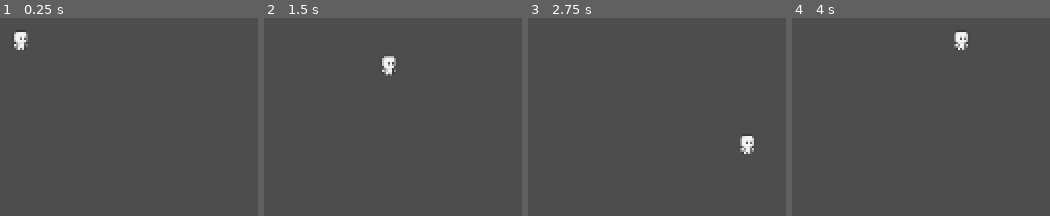
Above: before the commit, frames 1-4 (left to right).
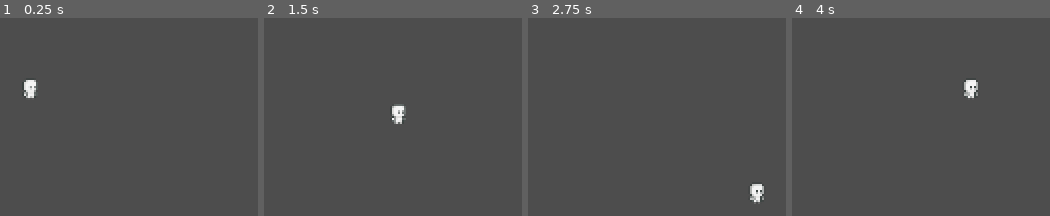
Above: after the commit, the same moments.

Repository: upron/Projekti_I
Game: Godot game, scene res://playground.tscn
Same seed, same stepped clock (60 frames per second), same inputs: the game is played once before the commit and once after it.
Inputs:
- Up to frame 1 (0.25 s): no input
- Up to frame 2 (1.5 s): tap Enter at 0.5 s; hold D (right) 0.53-1.28 s; hold S (down) from 1.28 s (still down)
- Up to frame 3 (2.75 s): tap Space at 2 s; release S (down) at 2.03 s; hold D (right) from 2.03 s (still down)
- Up to frame 4 (4 s): release D (right) at 2.78 s; hold W (up) 2.78-3.53 s; hold A (left) from 3.53 s (still down)

The runs differ from the first frame. In frame 1, 0.8% of the frame differs, in the area x 5-14%, y 6-41%; in frame 2, 0.9%, in the area x 45-56%, y 19-54%; in frame 3, 0.9%; in frame 4, 0.9%.

Commit message:
animation parannusta

Diff:
--- a/Player/player.tscn
+++ b/Player/player.tscn
@@ -388,7 +388,7 @@
 
 [sub_resource type="Animation" id="Animation_xlqcf"]
 resource_name = "walk_down"
-length = 0.6
+length = 0.61
 loop_mode = 1
 tracks/0/type = "value"
 tracks/0/imported = false
@@ -409,15 +409,15 @@
 tracks/1/interp = 1
 tracks/1/loop_wrap = true
 tracks/1/keys = {
-"times": PackedFloat32Array(0, 0.1, 0.2, 0.3, 0.4, 0.5, 0.6),
+"times": PackedFloat32Array(0, 0.1, 0.2, 0.3, 0.4, 0.5, 0.58),
 "transitions": PackedFloat32Array(1, 1, 1, 1, 1, 1, 1),
 "update": 1,
-"values": [8, 9, 9, 11, 12, 13, 14]
+"values": [8, 9, 10, 11, 12, 13, 14]
 }
 
 [sub_resource type="Animation" id="Animation_2cy3c"]
 resource_name = "walk_side"
-length = 0.6
+length = 0.61
 loop_mode = 1
 tracks/0/type = "value"
 tracks/0/imported = false
@@ -438,7 +438,7 @@
 tracks/1/interp = 1
 tracks/1/loop_wrap = true
 tracks/1/keys = {
-"times": PackedFloat32Array(0, 0.1, 0.2, 0.3, 0.4, 0.5, 0.6),
+"times": PackedFloat32Array(0, 0.1, 0.2, 0.3, 0.4, 0.5, 0.58),
 "transitions": PackedFloat32Array(1, 1, 1, 1, 1, 1, 1),
 "update": 1,
 "values": [0, 1, 2, 3, 4, 5, 6]
@@ -446,7 +446,7 @@
 
 [sub_resource type="Animation" id="Animation_txg2d"]
 resource_name = "walk_up"
-length = 0.6
+length = 0.61
 loop_mode = 1
 tracks/0/type = "value"
 tracks/0/imported = false
@@ -485,7 +485,7 @@
 }
 
 [node name="Player" type="CharacterBody2D"]
-position = Vector2(443, 265)
+position = Vector2(450, 300)
 script = ExtResource("1_6qh2d")
 
 [node name="CollisionShape2D" type="CollisionShape2D" parent="."]
@@ -500,3 +500,5 @@
 libraries = {
 "": SubResource("AnimationLibrary_yc5we")
 }
+
+[node name="AnimationTree" type="AnimationTree" parent="."]
